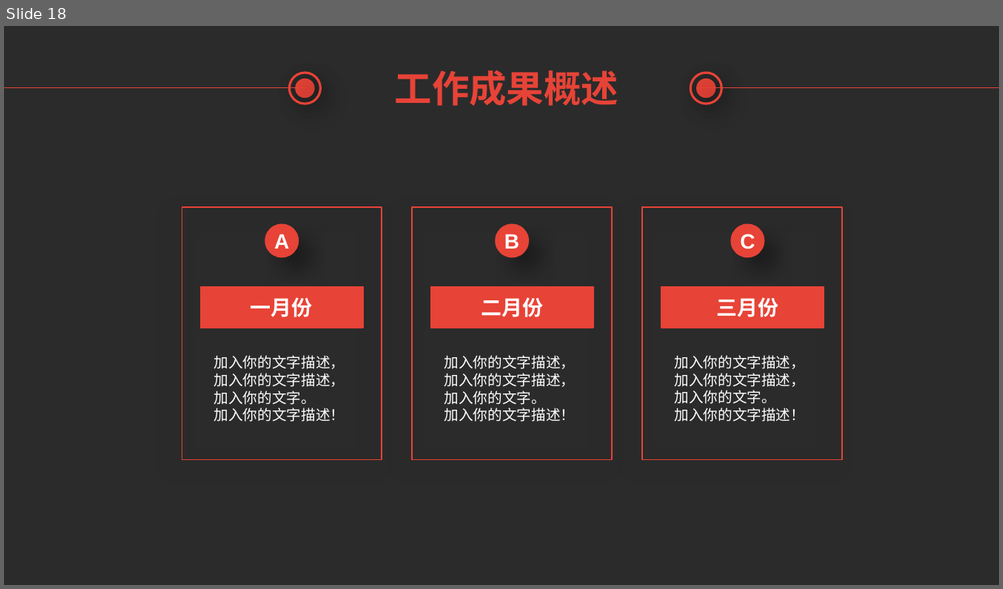
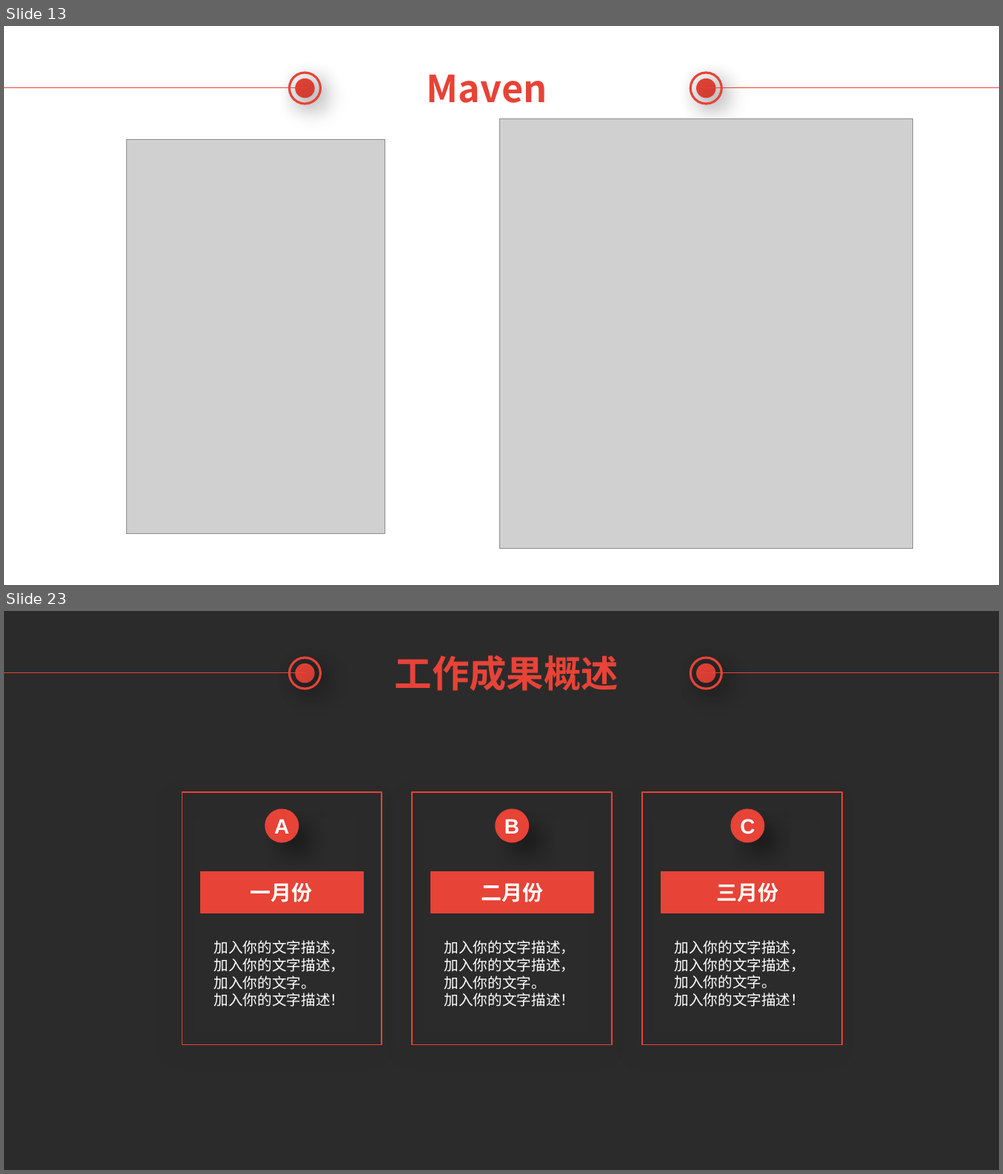
Before and after one commit to TsubasaEX/SampleSpringMVC, a slide deck: Introduction of Spring MVC.pptx. Shown one above the other, each under a label of ours: slide 18 before the commit, slides 13 and 23 after it; the slides between them are not shown. The pictures are 1003x589 and 1003x1174 pixels, drawn with LibreOffice and Linux fonts; fonts in the diff are those of the drawing; grey boxes stand for pictures; background and template pictures are left out; a plain dark background stands for a picture behind light text. Boxes give left, top, right and bottom in pixels: in the first picture for what was removed or moved away, otherwise in the second. Text is boxed around its words. In the diff, an @@ line names an element or a change of style, - is before the commit and + after.

```diff
--- a/Introduction of Spring MVC.pptx
+++ b/Introduction of Spring MVC.pptx
@@ slide 13 added at [4,26,999,585], background picture (left out) @@
@@ line added from (4, 88) to (305, 88), #E74337 0.75 pt @@
@@ ellipse added at [289,73,320,104], outline #E74337 2.25 pt @@
@@ ellipse added at [296,80,313,97], fill #E74337, outline #E74337 2.25 pt @@
@@ text added at [427,74,547,103], 36 pt, text #E74337, bold @@
+Maven
@@ ellipse added at [691,73,722,104], outline #E74337 2.25 pt @@
@@ ellipse added at [697,80,714,97], fill #E74337, outline #E74337 2.25 pt @@
@@ line added from (700, 88) to (999, 88), #E74337 0.75 pt @@
@@ picture added at [499,119,912,549] @@
@@ picture added at [127,139,385,534] @@
@@ what was slide 18 is now slide 23 @@
```
Also in this commit, not shown: 4 slides changed, 8 other slides added, 4 slides removed.
